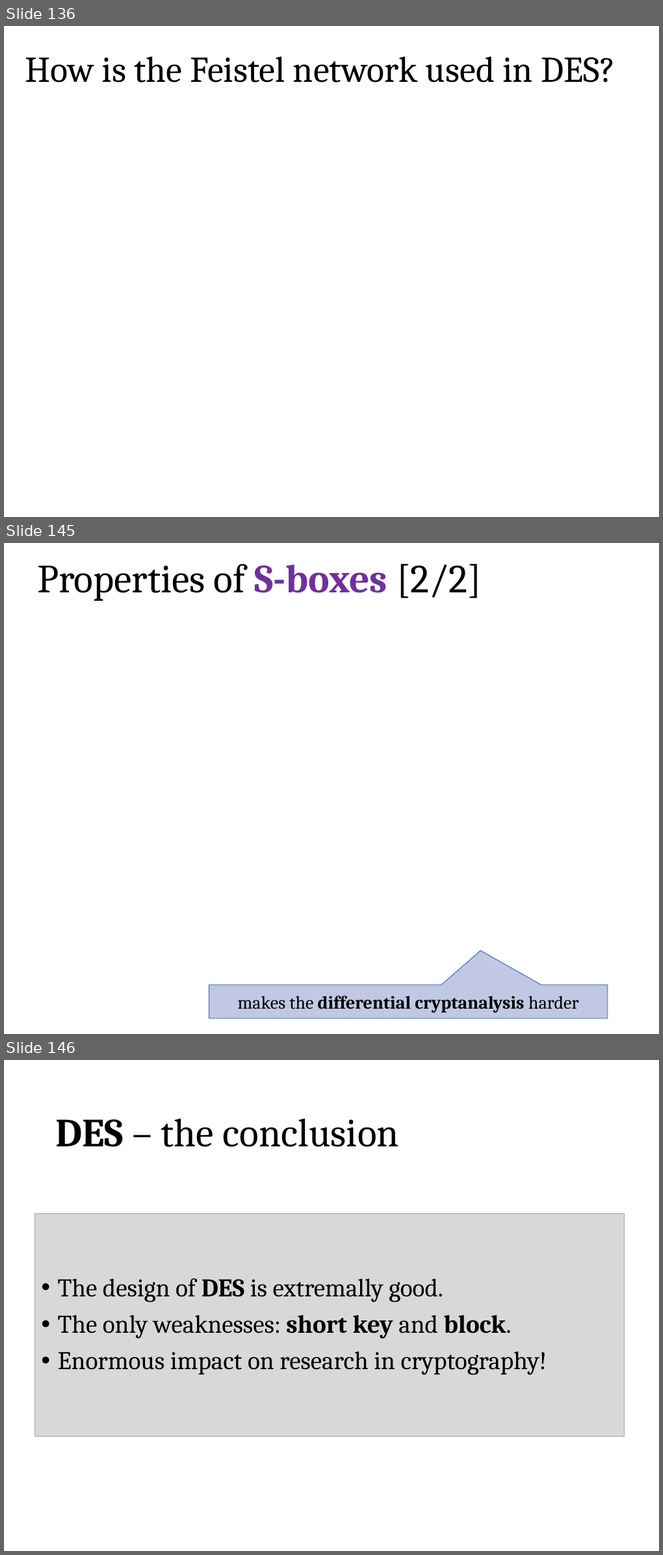
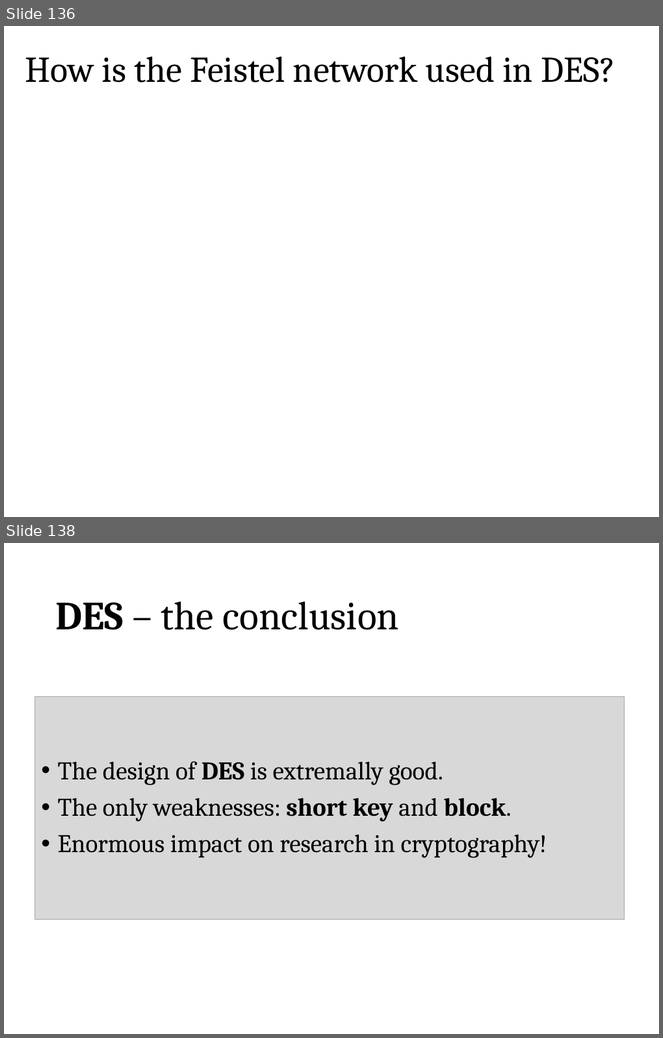
Before and after one commit to sdziembowski/cryptography-I-2026, a slide deck: Slides/chapter02.pptx. Shown one above the other, each under a label of ours: slides 136, 145 and 146 before the commit, slides 136 and 138 after it; the slides between them are not shown. The pictures are 663x1555 and 663x1038 pixels, drawn with LibreOffice and Linux fonts; fonts in the diff are those of the drawing; grey boxes stand for pictures. Boxes give left, top, right and bottom in pixels: in the first picture for what was removed or moved away, otherwise in the second. Text is boxed around its words. In the diff, an @@ line names an element or a change of style, - is before the commit and + after.

```diff
--- a/Slides/chapter02.pptx
+++ b/Slides/chapter02.pptx
@@ slide 145 removed at [4,543,659,1034], background #FFFFFF @@
@@ title removed at [38,564,482,601] @@
-Properties of S-boxes [2/2]
@@ speech box removed at [209,985,608,1019] @@
-makes the differential cryptanalysis harder
@@ what was slide 146 is now slide 138 @@
```
Also in this commit, not shown: 26 slides changed, 2 slides added, 9 other slides removed, 1 other file.
